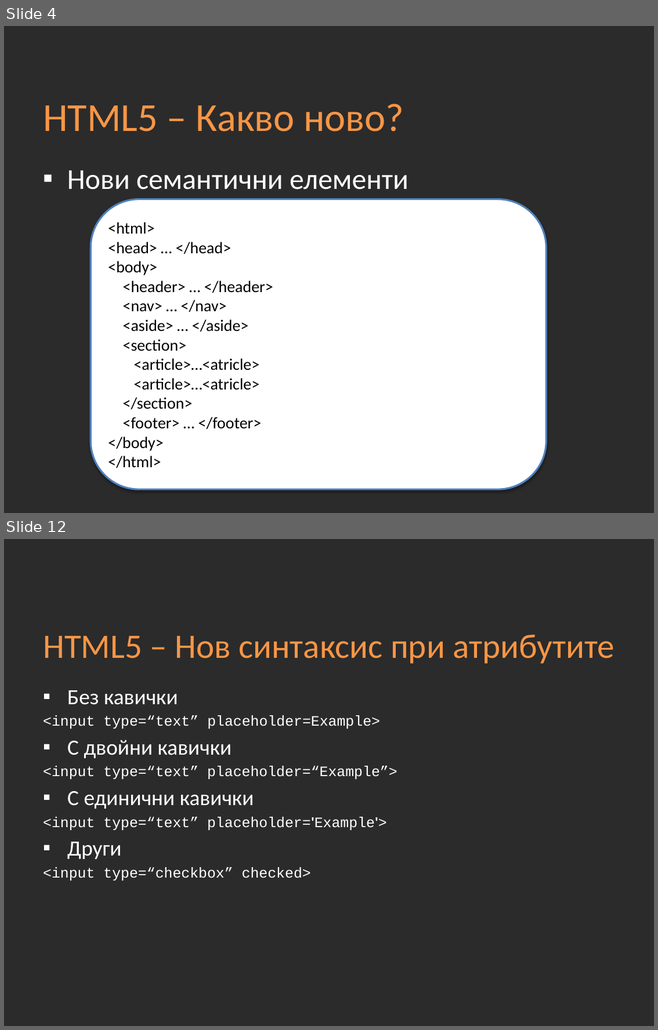
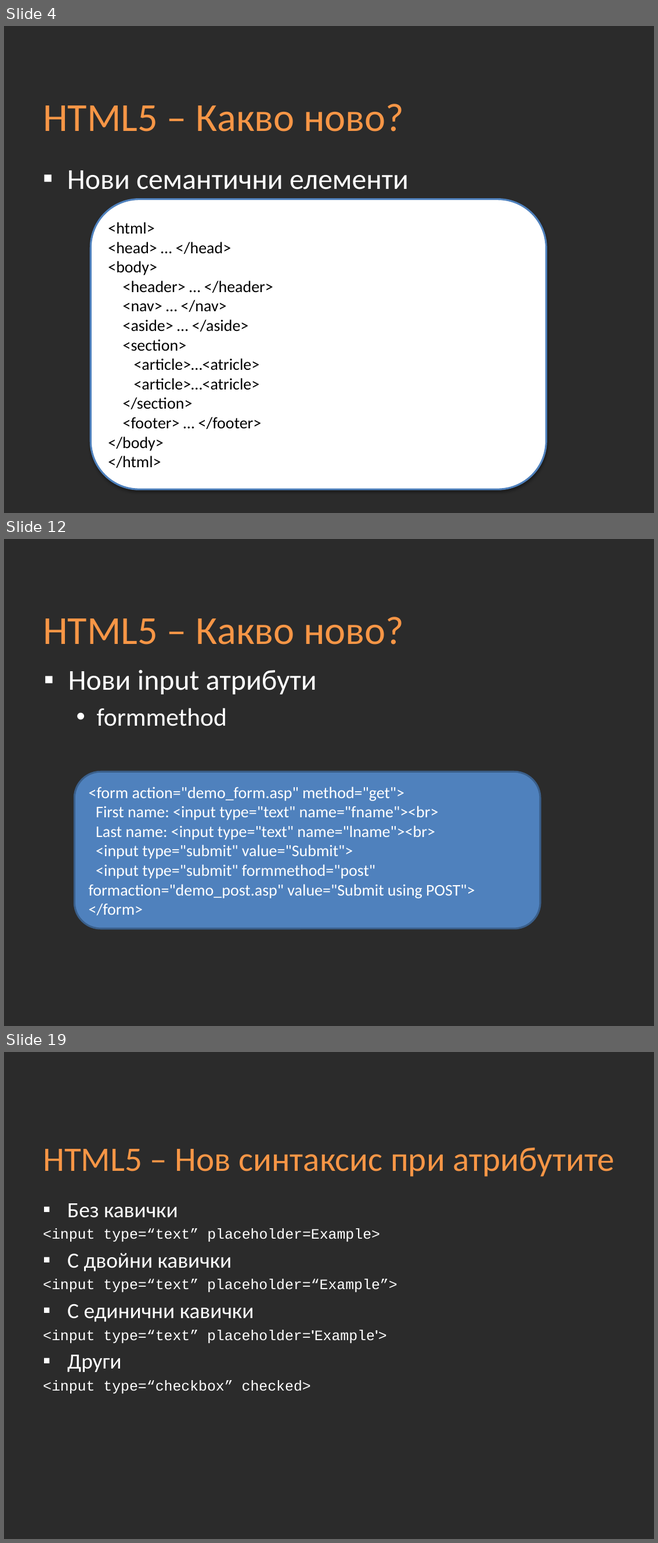
Before and after one commit to Academy-Soft-Intellect/Front-End-Course, a slide deck: 03-HTML5/03-HTML5.pptx. Shown one above the other, each under a label of ours: slides 4 and 12 before the commit, slides 4, 12 and 19 after it; the slides between them are not shown. The pictures are 658x1030 and 658x1543 pixels, drawn with LibreOffice and Linux fonts; fonts in the diff are those of the drawing; background and template pictures are left out; a plain dark background stands for a picture behind light text. Boxes give left, top, right and bottom in pixels: in the first picture for what was removed or moved away, otherwise in the second. Text is boxed around its words. In the diff, an @@ line names an element or a change of style, - is before the commit and + after.

Commit message:
HTML presentations change

```diff
--- a/03-HTML5/03-HTML5.pptx
+++ b/03-HTML5/03-HTML5.pptx
@@ slide 12 added at bbox=[4, 539, 654, 1026], background picture (left out) @@
@@ title added at bbox=[43, 617, 404, 645], 44 pt, text #F79646 @@
+HTML5 – Какво ново?
@@ text added at bbox=[68, 670, 317, 726], 32 pt, text #FFFFFF @@
+▪ Нови input атрибути
+  • formmethod
@@ rounded rectangle added at bbox=[74, 772, 540, 929], fill #4F81BD, outline #3A5F8C 2 pt, 18 pt, text #FFFFFF @@
+<form action="demo_form.asp" method="get">
+First name: <input type="text" name="fname"><br>
+Last name: <input type="text" name="lname"><br>
+<input type="submit" value="Submit">
+<input type="submit" formmethod="post" formaction="demo_post.asp" value="Submit using POST">
+</form>
@@ what was slide 12 is now slide 19 @@
```
Also in this commit, not shown: 9 slides changed, 10 other slides added, 2 slides removed.
